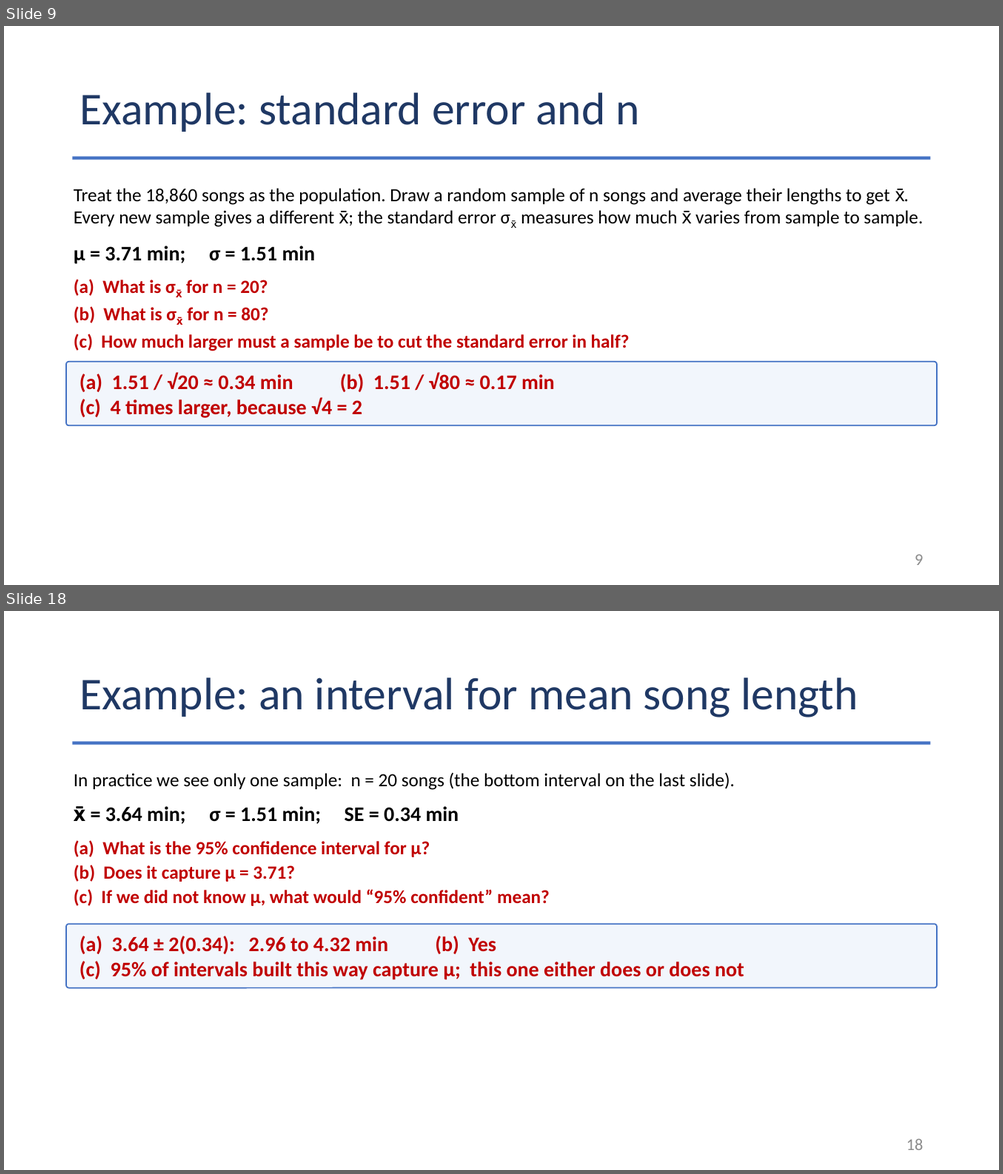
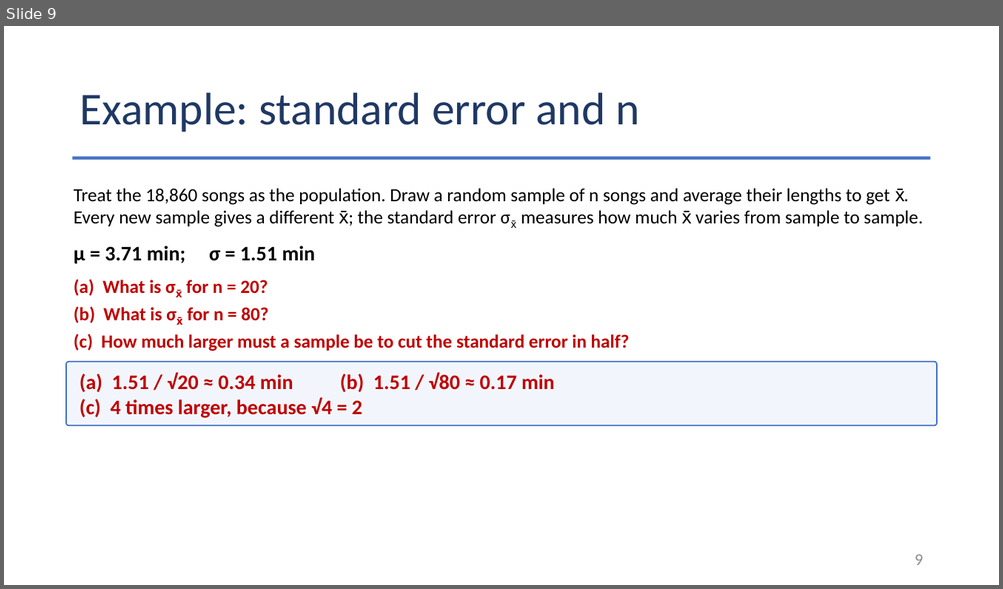
Before and after one commit to Jarred6068/UI_STAT251-03_Spring_2024, a slide deck: docs/lecture_slides/Week 8/2026/Week8_Lecture18_Slides_10_12_2026.pptx. Shown one above the other, each under a label of ours: slides 9 and 18 before the commit, slide 9 after it; the slides between them are not shown. The pictures are 1003x1174 and 1003x589 pixels, drawn with LibreOffice and Linux fonts; fonts in the diff are those of the drawing. Boxes give left, top, right and bottom in pixels: in the first picture for what was removed or moved away, otherwise in the second. Text is boxed around its words. In the diff, an @@ line names an element or a change of style, - is before the commit and + after.

```diff
--- a/docs/lecture_slides/Week 8/2026/Week8_Lecture18_Slides_10_12_2026.pptx
+++ b/docs/lecture_slides/Week 8/2026/Week8_Lecture18_Slides_10_12_2026.pptx
@@ slide 18 removed at <box>4,611,999,1170</box>, background #FFFFFF @@
@@ title removed at <box>79,678,858,718</box> @@
-Example: an interval for mean song length
@@ rectangle removed at <box>73,741,930,744</box> @@
@@ text removed at <box>74,772,734,790</box> @@
-In practice we see only one sample: n = 20 songs (the bottom interval on the last slide).
@@ text removed at <box>74,806,459,824</box> @@
-x̄ = 3.64 min; σ = 1.51 min; SE = 0.34 min
@@ text removed at <box>74,840,549,906</box> @@
-(a) What is the 95% confidence interval for μ?
-(b) Does it capture μ = 3.71?
-(c) If we did not know μ, what would “95% confident” mean?
@@ rounded rectangle removed at <box>66,924,936,988</box> @@
-(a) 3.64 ± 2(0.34): 2.96 to 4.32 min (b) Yes
-(c) 95% of intervals built this way capture μ; this one either does or does not
@@ page number removed at <box>906,1139,923,1150</box> @@
-18
```
Also in this commit, not shown: 1 slide changed, 9 other slides removed, 22 other files.
